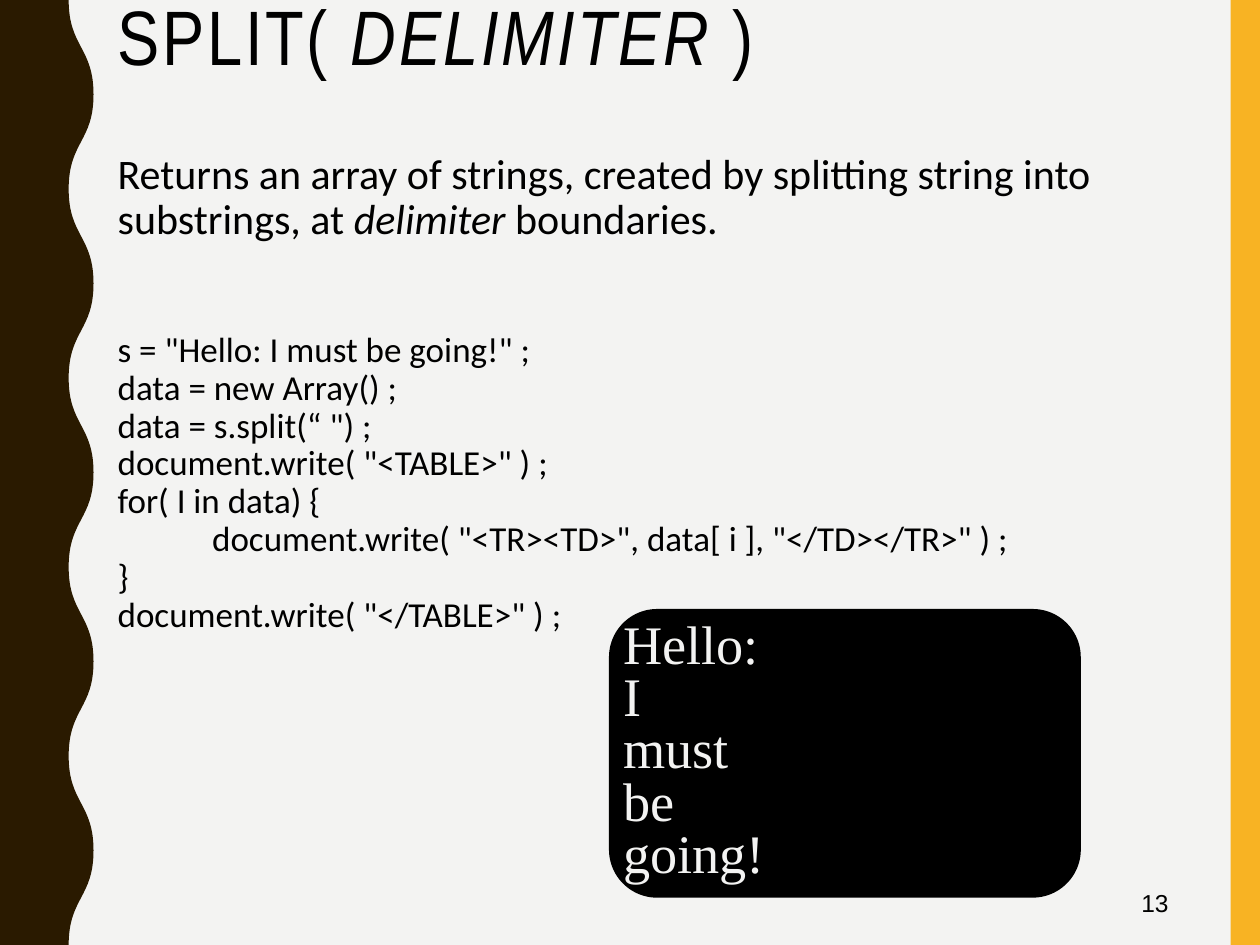
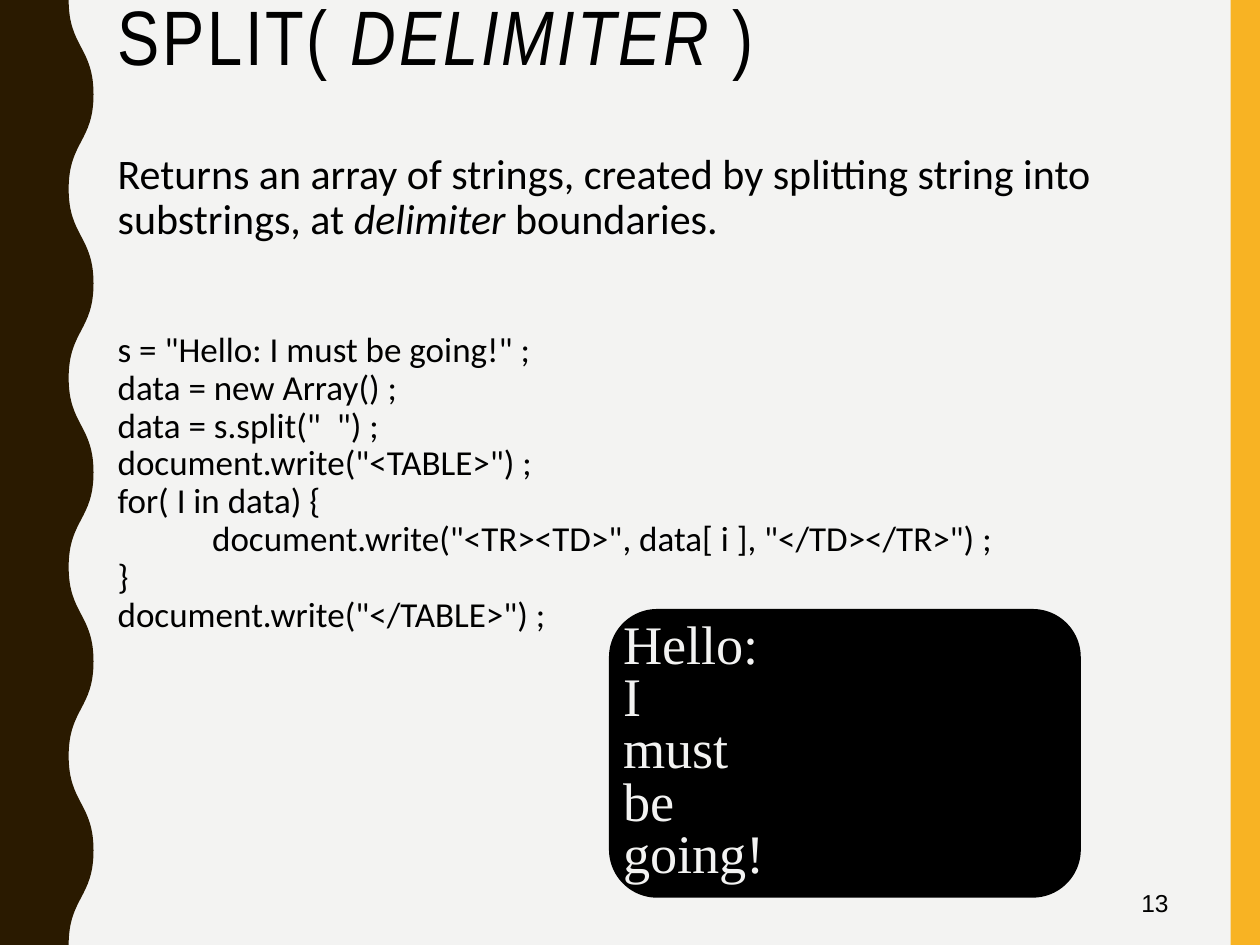
Before and after one commit to mlyngweb1/Website-Development-2-src, a slide deck: slide 13 of topic-03-JavaScript-2/talk-1/talk-1.pptx. Drawn at 1260x945 pixels with LibreOffice and Linux fonts; fonts in the diff are those of the drawing. Boxes give left, top, right and bottom in pixels: in the first picture for what was removed or moved away, otherwise in the second. Text is boxed around its words. In the diff, an @@ line names an element or a change of style, - is before the commit and + after.

Commit message:
talk update

```diff
--- a/topic-03-JavaScript-2/talk-1/talk-1.pptx
+++ b/topic-03-JavaScript-2/talk-1/talk-1.pptx
@@ text at box(118, 412, 515, 480): text changed @@
-data = s.split(“ ") ;
-document.write( "<TABLE>" ) ;
+data = s.split(" ") ;
+document.write("<TABLE>") ;
@@ text at box(212, 525, 974, 556): spaces changed @@
-document.write( "<TR><TD>", data[ i ], "</TD></TR>" ) ;
+document.write("<TR><TD>", data[ i ], "</TD></TR>") ;
@@ text at box(118, 601, 528, 632): spaces changed @@
-document.write( "</TABLE>" ) ;
+document.write("</TABLE>") ;
```
Also in this commit, not shown: 17 other slides changed, 3 other files.
